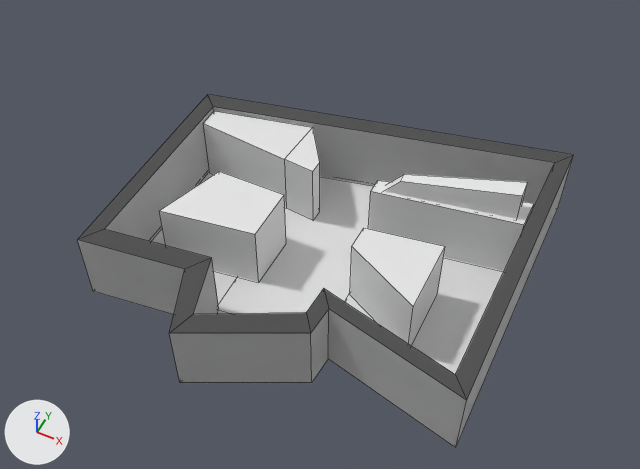
Before and after pictures for a commit that changed the Blender file Levels/level3_4/level3_4.blend.
The view is the same before and after, from a 50 mm camera at (6.61, -13.3, 17.96) aimed at (0.11, -0.3, 1.71). Arrows for +X, +Y and +Z are at lower left; the lights stay in place. Mesh edges are drawn as thin lines. Materials are left out; every surface is plain grey.

Script lines for the objects in view, before the commit:
```python
ob_3_4_floor = bpy.data.objects.new('3-4_floor', me_cube)
ob_3_4_floor.location = (-0.2, -0.33, 0.0)
ob_3_4_lower_wall = bpy.data.objects.new('3-4_lower_wall', me_cube_003)
ob_3_4_lower_wall.location = (-0.1, -1.36, 1.0)
ob_3_4_pillar_blue_001 = bpy.data.objects.new('3-4_pillar_blue.001', me_cube_011)
ob_3_4_pillar_blue_001.location = (2.59, 2.08, 2.42)
ob_3_4_pillar_blue_001.rotation_euler = (0.0, 0.0, 0.0643)  # degrees (0, 0, 3.7)
ob_3_4_pillar_blue_001.scale = (0.887, 0.621, 0.621)
ob_3_4_upper_wall = bpy.data.objects.new('3-4_upper_wall', me_cube_008)
ob_3_4_upper_wall.location = (-0.08, -1.63, 2.99)
ob_build1 = bpy.data.objects.new('build1', me_cube_010)
ob_build1.location = (-2.31, -0.46, 2.6)
ob_build1.rotation_euler = (0.0, 0.0, 9.23)  # degrees (0, 0, 169)
ob_build1.scale = (0.518, 0.379, 0.221)
ob_build2 = bpy.data.objects.new('build2', me_cube_009)
ob_build2.location = (2.07, -0.28, 2.4)
ob_build2.rotation_euler = (0.0, 0.0, -1.706)  # degrees (0, 0, -98)
ob_build2.scale = (0.498, 0.754, 0.137)
ob_cube_001 = bpy.data.objects.new('Cube.001', me_cube_001)
ob_cube_001.location = (-0.1, -1.36, 1.0)
# also in view: '3-4_pillar_yellow' at (2.04, -0.45, 0.94); '3-4_pillar_magenta' at (-2.49, -0.58, 0.94); '3-4_pillar_red' at (-2.73, 2.2, 0.94); '3-4_pillar_blue' at (2.59, 2.17, 0.94)
```
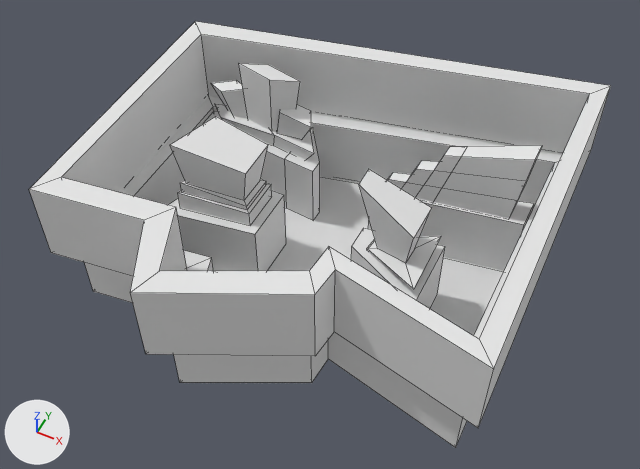
Where the newer file only moved an object's origin or applied its transform, the numbers keep the older frame.

What differs and where, as boxes (x1, y1, x2, y2) in the pictures (640 x 469 px):
'3-4_upper_wall', shown
    after: (29, 21, 611, 428)
'Cube.001', deleted
    before: (77, 94, 573, 448)
'3-4_lower_wall', shown
    after: (85, 96, 562, 448)
'build1', shown
    after: (170, 116, 272, 225)
'3-4_pillar_blue_top', added
    after: (387, 146, 542, 219)
'3-4_pillar_red_top', added
    after: (211, 63, 314, 160)
'build2', shown
    after: (359, 169, 441, 289)
'3-4_pillar_blue.001', deleted
    before: (384, 174, 528, 219)
'3-4_pillar_red', unchanged, covered by the edit
    both: (203, 111, 320, 220)
'3-4_pillar_yellow', unchanged, covered by the edit
    before: (350, 228, 445, 345)
    after: (351, 228, 445, 308)

The change, as a list of edits to the scene's bpy script:
```text
Change me_cube_008:
    where me_cube_008.from_pydata(...)  # 32 vertices, 32 faces; spans x -5.25..5.5, y -3.62..7.06, z -1.08..1.08
    used by ob_3_4_upper_wall; location = (-0.08, -1.63, 2.99)
    me_cube_008 part 1: the whole mesh is moved by (-0.08, -1.63, 2.99)
Change me_cube_003:
    where me_cube_003.from_pydata(...)  # 32 vertices, 32 faces; spans x -4.85..5.09, y -3.25..6.3, z -1.0..1.0
    used by ob_3_4_lower_wall; location = (-0.1, -1.36, 1.0)
    me_cube_003 part 2: the whole mesh is moved by (-0.1, -1.36, 1.0)
Change me_cube_009:
    used by ob_build2; location = (2.07, -0.28, 2.4); rotation_euler = (0.0, 0.0, -1.706), in degrees (0, 0, -98); scale = (0.498, 0.754, 0.137)
    remove me_cube_009.from_pydata(...)  # 24 vertices, 22 faces; spans x -1.72..1.79, y -1.32..1.35, z -3.96..8.44
    add me_cube_009.from_pydata(...)  # 16 vertices, 13 faces; spans x 1.12..2.95, y -1.3..0.46, z 1.85..4.0
    me_cube_009 part 3: the whole mesh is rebuilt
Add me_cube_014:
    me_cube_014.from_pydata(...)  # 36 vertices, 28 faces; spans x -4.35..-1.04, y 1.65..2.8, z 1.83..4.14
    me_cube_014.polygons.foreach_set('use_smooth', [True] * 28)
Add me_cube_012:
    me_cube_012.from_pydata(...)  # 34 vertices, 32 faces; spans x 0.83..4.38, y 1.58..2.72, z 1.85..3.93
Remove ob_3_4_pillar_blue_001:
    ob_3_4_pillar_blue_001 = bpy.data.objects.new('3-4_pillar_blue.001', me_cube_011)
    ob_3_4_pillar_blue_001.location = (2.59, 2.08, 2.42)
    ob_3_4_pillar_blue_001.rotation_euler = (0.0, 0.0, 0.0643)  # degrees (0, 0, 3.7)
    ob_3_4_pillar_blue_001.scale = (0.887, 0.621, 0.621)
Change ob_3_4_upper_wall:
    remove ob_3_4_upper_wall.hide_viewport = True
    ob_3_4_upper_wall.location: (-0.08, -1.63, 2.99) -> (0.0, 0.0, 0.0)
Change ob_3_4_lower_wall:
    remove ob_3_4_lower_wall.hide_viewport = True
    ob_3_4_lower_wall.location: (-0.1, -1.36, 1.0) -> (0.0, 0.0, 0.0)
Remove ob_cube_001:
    ob_cube_001 = bpy.data.objects.new('Cube.001', me_cube_001)
    ob_cube_001.location = (-0.1, -1.36, 1.0)
Change ob_build2:
    ob_build2.rotation_euler: (0.0, 0.0, -1.706) -> (0.0, 0.0, 0.0)  # degrees (0, 0, -98) -> degrees (0, 0, 0)
    ob_build2.scale: (0.498, 0.754, 0.137) -> (1.0, 1.0, 1.0)
    ob_build2.location: (2.07, -0.28, 2.4) -> (0.0, 0.0, 0.0)
    remove ob_build2.hide_render = True
Change ob_build1:
    remove ob_build1.hide_render = True
Add ob_3_4_pillar_red_top:
    ob_3_4_pillar_red_top = bpy.data.objects.new('3-4_pillar_red_top', me_cube_014)
    ob_3_4_pillar_red_top.location = (0.0, 0.0, 0.0)
    _m = ob_3_4_pillar_red_top.modifiers.new('EdgeSplit', 'EDGE_SPLIT')
Add ob_3_4_pillar_blue_top:
    ob_3_4_pillar_blue_top = bpy.data.objects.new('3-4_pillar_blue_top', me_cube_012)
    ob_3_4_pillar_blue_top.location = (0.0, 0.0, 0.0)
```
